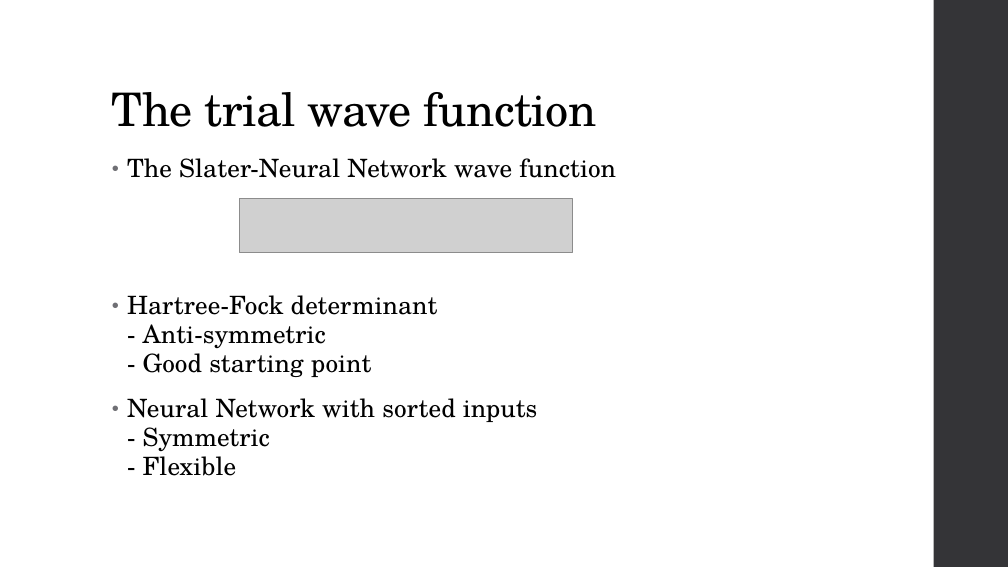
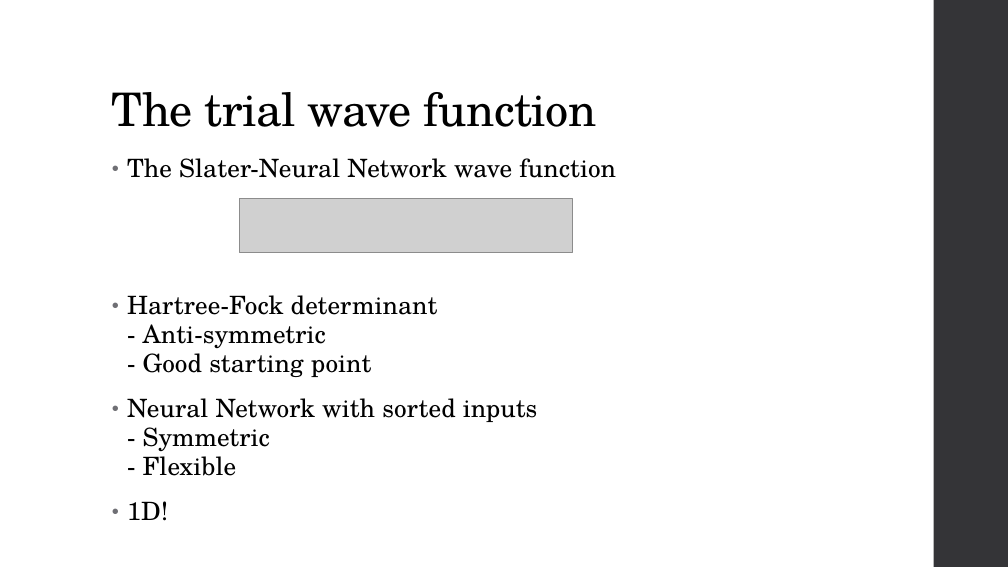
Before and after one commit to KarlHenrik/ComputationalPhysicsMaster, a slide deck: slide 10 of Thesis/Thesis Presentation.pptx. Drawn at 1008x567 pixels with LibreOffice and Linux fonts; fonts in the diff are those of the drawing; grey boxes stand for pictures. Boxes give left, top, right and bottom in pixels: in the first picture for what was removed or moved away, otherwise in the second. Text is boxed around its words. In the diff, an @@ line names an element or a change of style, - is before the commit and + after.

```diff
--- a/Thesis/Thesis Presentation.pptx
+++ b/Thesis/Thesis Presentation.pptx
@@ text at (127,501,168,521): paragraph added @@
+• 1D!
```
Also in this commit, not shown: 9 other slides changed, 1 slide added.
